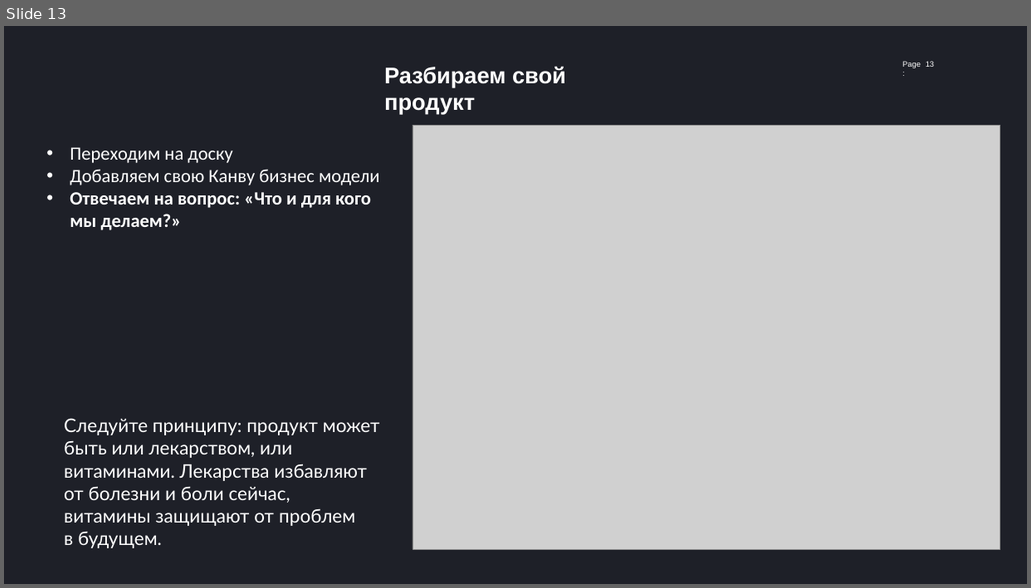
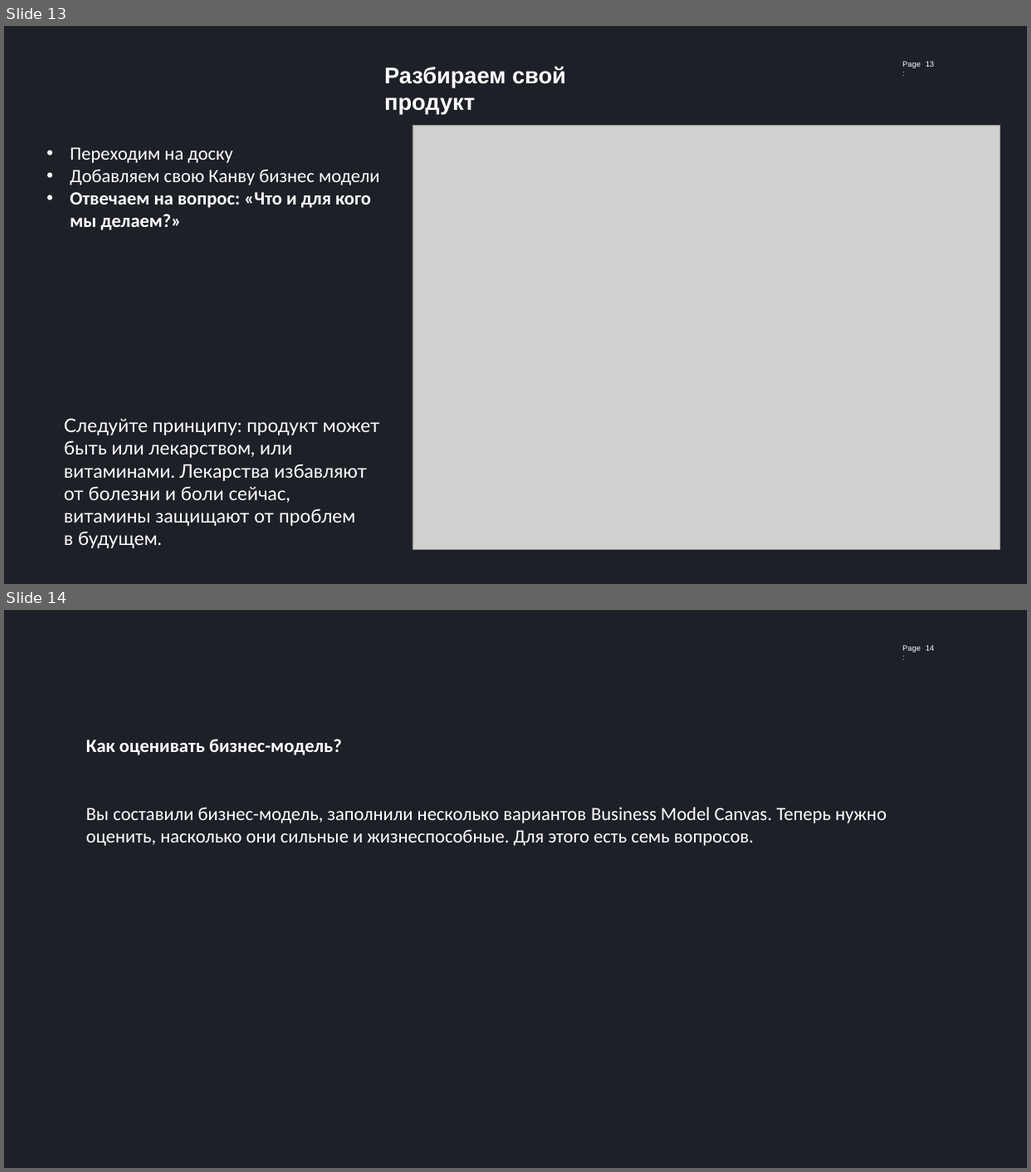
Before and after one commit to abat-voix/project-workshop, a slide deck: docs/мой_семинар/2.0 Разбираем продукты.pptx. Shown one above the other, each under a label of ours: slide 13 before the commit, slides 13 and 14 after it. The pictures are 1031x588 and 1031x1172 pixels, drawn with LibreOffice and Linux fonts; fonts in the diff are those of the drawing; grey boxes stand for pictures. Boxes give left, top, right and bottom in pixels: in the first picture for what was removed or moved away, otherwise in the second. Text is boxed around its words. In the diff, an @@ line names an element or a change of style, - is before the commit and + after.

```diff
--- a/docs/мой_семинар/2.0 Разбираем продукты.pptx
+++ b/docs/мой_семинар/2.0 Разбираем продукты.pptx
@@ slide 14 added at <box>4,610,1027,1168</box>, background #1E2028; not listed: 1 template element that a slide beside it also shows @@
@@ page number added at <box>925,645,934,651</box>, 12 pt, text #FFFFFF @@
+14
@@ text added at <box>86,739,886,846</box>, 29 pt, text #FFFFFF @@
+Как оценивать бизнес-модель?
+Вы составили бизнес-модель, заполнили несколько вариантов Business Model Canvas. Теперь нужно оценить, насколько они сильные и жизнеспособные. Для этого есть семь вопросов.
```
Also in this commit, not shown: 1 other slide added, 2 other files.
